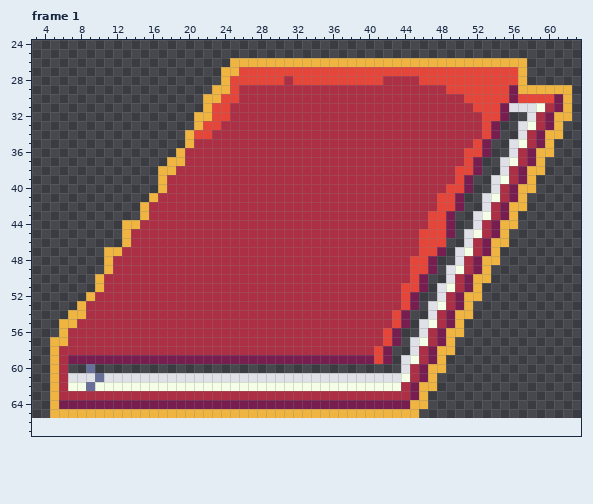
File history of a pixel-art file, assets/final/binder.aseprite. The first picture shows the starting point.
69x46 pixels, 1 frame. Shown: frame 1: x 3..63, y 24..67. The old version is drawn lined up with the new one, on the new canvas. The commit also changed other frames, which this record leaves out.
The result:
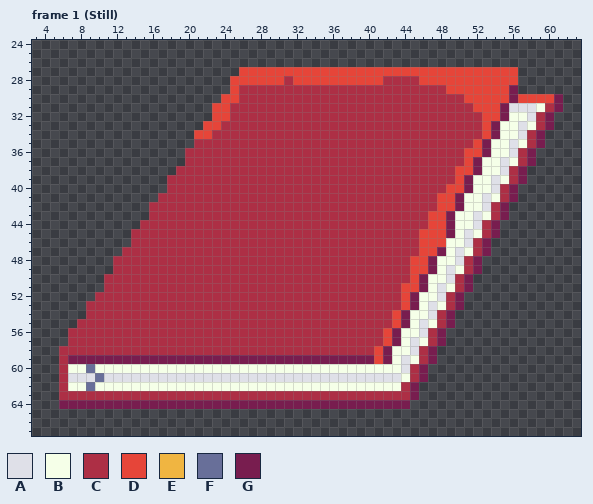
Palette (. is transparent): A #dfe0e8  B #f5ffe8  C #ad2f45  D #e64539  E #f0b541  F #686f99  G #781d4f
Change:
canvas 69x46 -> 69x85, the old top-left corner now at 0,20
--- frame 1 (Still)
@@ x 3..63 @@
 25 .............................................................
-26 ......................EEEEEEEEEEEEEEEEEEEEEEEEEEEEEEEEE......
-27 .....................EEDDDDDDDDDDDDDDDDDDDDDDDDDDDDDDDE......
-28 .....................EDDDDDDCDDDDDDDDDDCCCCDDDDDDDDDDDE......
-29 ....................EEDCCCCCCCCCCCCCCCCCCCCCCCDDDDDDDGEEEEEE.
-30 ...................EEDDCCCCCCCCCCCCCCCCCCCCCCCCCDDDDDGDDDDGE.
-31 ...................EDDCCCCCCCCCCCCCCCCCCCCCCCCCCCDDDGAAABCGE.
-32 ..................EEDDCCCCCCCCCCCCCCCCCCCCCCCCCCCCDDG..ACGEE.
-33 ..................EDDCCCCCCCCCCCCCCCCCCCCCCCCCCCCCDG..ABCGE..
-34 .................EDDCCCCCCCCCCCCCCCCCCCCCCCCCCCCCCDG..ACGEE..
-35 .................ECCCCCCCCCCCCCCCCCCCCCCCCCCCCCCCDG..ABCGE...
-36 ................ECCCCCCCCCCCCCCCCCCCCCCCCCCCCCCCDDG..ACGEE...
-37 ...............EECCCCCCCCCCCCCCCCCCCCCCCCCCCCCCCDG..ABCGE....
-38 ..............EECCCCCCCCCCCCCCCCCCCCCCCCCCCCCCCDDG..ACGEE....
-39 ..............ECCCCCCCCCCCCCCCCCCCCCCCCCCCCCCCCDG..ABCGE.....
-40 ..............ECCCCCCCCCCCCCCCCCCCCCCCCCCCCCCCDDG..ACGEE.....
-41 .............ECCCCCCCCCCCCCCCCCCCCCCCCCCCCCCCDDG..ABCGE......
-42 ............ECCCCCCCCCCCCCCCCCCCCCCCCCCCCCCCCDDG..ACGEE......
-43 ............ECCCCCCCCCCCCCCCCCCCCCCCCCCCCCCCDDG..ABCGE.......
-44 ..........EECCCCCCCCCCCCCCCCCCCCCCCCCCCCCCCCDDG..ACGEE.......
-45 ..........ECCCCCCCCCCCCCCCCCCCCCCCCCCCCCCCCDDDG.ABCGE........
-46 ..........ECCCCCCCCCCCCCCCCCCCCCCCCCCCCCCCCDDD..ACGEE........
-47 ........EECCCCCCCCCCCCCCCCCCCCCCCCCCCCCCCCCDDG.ABCGE.........
-48 ........ECCCCCCCCCCCCCCCCCCCCCCCCCCCCCCCCCDDG..ACGEE.........
-49 ........ECCCCCCCCCCCCCCCCCCCCCCCCCCCCCCCCCDDG.ABCGE..........
-50 .......ECCCCCCCCCCCCCCCCCCCCCCCCCCCCCCCCCCDG..ACGEE..........
-51 .......ECCCCCCCCCCCCCCCCCCCCCCCCCCCCCCCCCDDG.ABCGE...........
-52 ......ECCCCCCCCCCCCCCCCCCCCCCCCCCCCCCCCCCDG..ACGEE...........
-53 .....ECCCCCCCCCCCCCCCCCCCCCCCCCCCCCCCCCCCDG.ABCGE............
-54 ....EECCCCCCCCCCCCCCCCCCCCCCCCCCCCCCCCCCDG..ACGEE............
-55 ...EECCCCCCCCCCCCCCCCCCCCCCCCCCCCCCCCCCCDG.ABCGE.............
-56 ...ECCCCCCCCCCCCCCCCCCCCCCCCCCCCCCCCCCCDG..ACGEE.............
-57 ..EECCCCCCCCCCCCCCCCCCCCCCCCCCCCCCCCCCCDG.ABCGE..............
-58 ..ECCCCCCCCCCCCCCCCCCCCCCCCCCCCCCCCCCCDG..ACGEE..............
-59 ..ECGGGGGGGGGGGGGGGGGGGGGGGGGGGGGGGGGGDG.ABCGE...............
-60 ..EC..F..................................ACGEE...............
-61 ..ECAAAFAAAAAAAAAAAAAAAAAAAAAAAAAAAAAAAAABCGE................
-62 ..ECBBFBBBBBBBBBBBBBBBBBBBBBBBBBBBBBBBBBBCGEE................
-63 ..ECCCCCCCCCCCCCCCCCCCCCCCCCCCCCCCCCCCCCCCGE.................
-64 ..EGGGGGGGGGGGGGGGGGGGGGGGGGGGGGGGGGGGGGGGEE.................
-65 ..EEEEEEEEEEEEEEEEEEEEEEEEEEEEEEEEEEEEEEEEE..................
+26 .............................................................
+27 .......................DDDDDDDDDDDDDDDDDDDDDDDDDDDDDDD.......
+28 ......................DDDDDDCDDDDDDDDDDCCCCDDDDDDDDDDD.......
+29 ......................DCCCCCCCCCCCCCCCCCCCCCCCDDDDDDDG.......
+30 .....................DDCCCCCCCCCCCCCCCCCCCCCCCCCDDDDDGDDDDG..
+31 ....................DDCCCCCCCCCCCCCCCCCCCCCCCCCCCDDDGAAABCG..
+32 ....................DDCCCCCCCCCCCCCCCCCCCCCCCCCCCCDDGBBACG...
+33 ...................DDCCCCCCCCCCCCCCCCCCCCCCCCCCCCCDGBBABCG...
+34 ..................DDCCCCCCCCCCCCCCCCCCCCCCCCCCCCCCDGBBACG....
+35 ..................CCCCCCCCCCCCCCCCCCCCCCCCCCCCCCCDGBBABCG....
+36 .................CCCCCCCCCCCCCCCCCCCCCCCCCCCCCCCDDGBBACG.....
+37 .................CCCCCCCCCCCCCCCCCCCCCCCCCCCCCCCDGBBABCG.....
+38 ................CCCCCCCCCCCCCCCCCCCCCCCCCCCCCCCDDGBBACG......
+39 ...............CCCCCCCCCCCCCCCCCCCCCCCCCCCCCCCCDGBBABCG......
+40 ...............CCCCCCCCCCCCCCCCCCCCCCCCCCCCCCCDDGBBACG.......
+41 ..............CCCCCCCCCCCCCCCCCCCCCCCCCCCCCCCDDGBBABCG.......
+42 .............CCCCCCCCCCCCCCCCCCCCCCCCCCCCCCCCDDGBBACG........
+43 .............CCCCCCCCCCCCCCCCCCCCCCCCCCCCCCCDDGBBABCG........
+44 ............CCCCCCCCCCCCCCCCCCCCCCCCCCCCCCCCDDGBBACG.........
+45 ...........CCCCCCCCCCCCCCCCCCCCCCCCCCCCCCCCDDDGBABCG.........
+46 ...........CCCCCCCCCCCCCCCCCCCCCCCCCCCCCCCCDDDBBACG..........
+47 ..........CCCCCCCCCCCCCCCCCCCCCCCCCCCCCCCCCDDGBABCG..........
+48 .........CCCCCCCCCCCCCCCCCCCCCCCCCCCCCCCCCDDGBBACG...........
+49 .........CCCCCCCCCCCCCCCCCCCCCCCCCCCCCCCCCDDGBABCG...........
+50 ........CCCCCCCCCCCCCCCCCCCCCCCCCCCCCCCCCCDGBBACG............
+51 ........CCCCCCCCCCCCCCCCCCCCCCCCCCCCCCCCCDDGBABCG............
+52 .......CCCCCCCCCCCCCCCCCCCCCCCCCCCCCCCCCCDGBBACG.............
+53 ......CCCCCCCCCCCCCCCCCCCCCCCCCCCCCCCCCCCDGBABCG.............
+54 ......CCCCCCCCCCCCCCCCCCCCCCCCCCCCCCCCCCDGBBACG..............
+55 .....CCCCCCCCCCCCCCCCCCCCCCCCCCCCCCCCCCCDGBABCG..............
+56 ....CCCCCCCCCCCCCCCCCCCCCCCCCCCCCCCCCCCDGBBACG...............
+57 ....CCCCCCCCCCCCCCCCCCCCCCCCCCCCCCCCCCCDGBABCG...............
+58 ...CCCCCCCCCCCCCCCCCCCCCCCCCCCCCCCCCCCDGBBACG................
+59 ...CGGGGGGGGGGGGGGGGGGGGGGGGGGGGGGGGGGDGBABCG................
+60 ...CBBFBBBBBBBBBBBBBBBBBBBBBBBBBBBBBBBBBBACG.................
+61 ...CAAAFAAAAAAAAAAAAAAAAAAAAAAAAAAAAAAAAABCG.................
+62 ...CBBFBBBBBBBBBBBBBBBBBBBBBBBBBBBBBBBBBBCG..................
+63 ...CCCCCCCCCCCCCCCCCCCCCCCCCCCCCCCCCCCCCCCG..................
+64 ...GGGGGGGGGGGGGGGGGGGGGGGGGGGGGGGGGGGGGGG...................
+65 .............................................................
 66 .............................................................
Where, in picture pixels (left, top, right, bottom), the same in both pictures:
changed: (50, 58, 572, 418)
